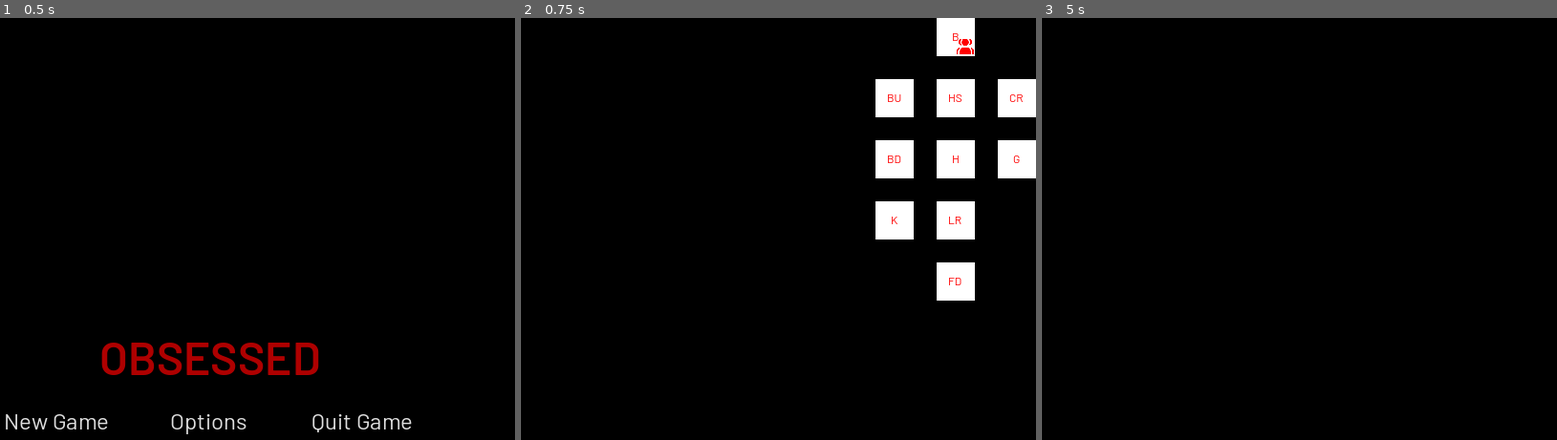
Above: before the commit, frames 1-3 (left to right).
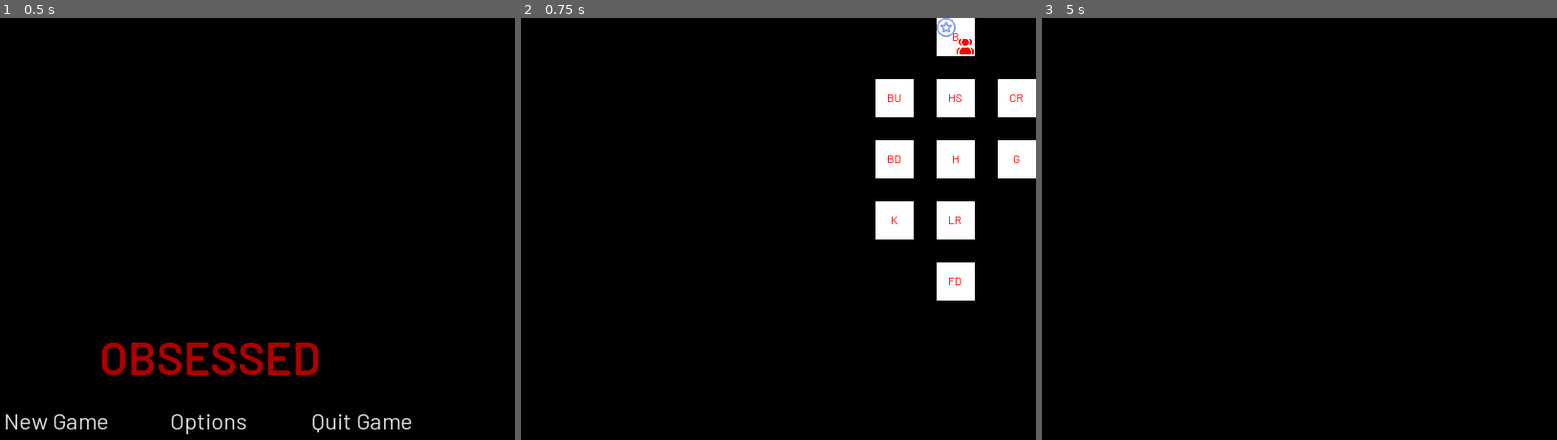
Above: after the commit, the same moments.

Repository: FlamingHerb/obsessed
Game: Godot game, scene res://scenes/title_scene.tscn
Same seed, same stepped clock (60 frames per second), same inputs: the game is played once before the commit and once after it.
Inputs:
- Up to frame 1 (0.5 s): no input
- Up to frame 2 (0.75 s): click "New Game" at 0.5 s
- Up to frame 3 (5 s): tap Enter at 1.25, 2.75, 4.25 s; tap Space at 2, 3.5 s; tap F6 (debug_map) at 4.9 s

Frame 1 is identical in both runs. In frame 2, less than 0.1% of the frame differs, in the area x 80-85%, y 0-5%; in frame 3, nothing differs.

Commit message:
feat(map): better icon viewing of play

Diff:
--- a/scenes/main_game_frame.tscn
+++ b/scenes/main_game_frame.tscn
@@ -16,9 +16,9 @@
 [ext_resource type="PackedScene" uid="uid://c5m4nj23k5k4l" path="res://scenes/areas/living_room.tscn" id="14_633l6"]
 [ext_resource type="PackedScene" uid="uid://dwpeamvnd18wr" path="res://scenes/areas/front_door.tscn" id="15_nacsm"]
 
-[node name="MainGameFrame" type="Node" unique_id=1044994733]
+[node name="MainGameFrame" type="Node" unique_id=1044994733 node_paths=PackedStringArray("starting_scene")]
 script = ExtResource("1_3u0ws")
-current_scene = ExtResource("2_cfpp1")
+starting_scene = NodePath("GameMap/Bedroom")
 
 [node name="Backdrop" type="ColorRect" parent="." unique_id=1086744433]
 anchors_preset = 15
--- a/scripts/logic/events.gd
+++ b/scripts/logic/events.gd
@@ -7,7 +7,7 @@
 	IN_MENU
 }
 
-signal change_map(path: String)
+signal change_map(map_node: MapNode)
 signal area_change_completed
 
 # For save/load shortcuts
@@ -30,7 +30,6 @@
 # var save_load_menu: SaveLoadMenu
 
 ## Tracks the currently loaded location scene path for save/load.
-var current_scene_path: String = ""
 var game_main: MainGameFrame
 
 ## Current Scene Context.
@@ -64,7 +63,6 @@
 ## Initializes Events for a new game.
 func initialize() -> void:
 	current_scene_context = SCENE_CONTEXT.IN_GAME
-	current_scene_path = ""
 #endregion
 
 #region Custom Functions
@@ -74,9 +72,8 @@
 
 ## Changes area to the PackedScene [param path].
 ## Pretty much a helper function for a signal to make code readable.
-func change_area(path: String) -> void:
-	current_scene_path = path
-	change_map.emit(path)
+func change_area(map_node: MapNode) -> void:
+	change_map.emit(map_node)
 
 ## Helper function to show save menu.
 func show_save_menu() -> void:
@@ -88,7 +85,7 @@
 
 ## Resets everything when going back to main menu.
 func reset()-> void:
-	current_scene_path = ""
+	pass
 
 ## Universal helper function to check if there's any changes for menus elsewhere.
 func any_menu_opened(node: Control) -> void:
--- a/scripts/main_game_frame.gd
+++ b/scripts/main_game_frame.gd
@@ -4,19 +4,9 @@
 extends Node
 
 #region Initialized Variables and Exports
-## INFO: Enums
-enum CurrentGameScene {
-	CURRENT_MAP,
-	MAP_TRAVEL,
-	PAUSE_MENU
-}
-#enum POV_Character {
-	#ADI,
-	#WIKS
-#}
 
 # INFO: Exported variables
-@export var current_scene: PackedScene
+@export var starting_scene: MapNode
 
 # INFO: Onready variables
 @onready var game_area = $GameArea
@@ -24,8 +14,9 @@
 
 ## INFO: Other variables
 ## Sets Adi as the default POV character.
-var current_game_scene = CurrentGameScene.CURRENT_MAP
 var current_area_name: String = "GameArea"
+
+@onready var game_map: GameMap = $GameMap
 
 #endregion
 
@@ -43,23 +34,16 @@
 	Events.initialize()
 
 	# INFO: Start game. Kinda funny we're doing loop-de-loops here.
-	Events.change_area(current_scene.resource_path)
-	#Events.show_the_context_menus(false) # By default, as intro will flick it up.
+	Events.change_area(starting_scene)
 #endregion
 
 func _input(_event: InputEvent) -> void:
-	#if event.is_action_pressed("open_map"):
-		#_map_travel_scene_call()
-		#get_viewport().set_input_as_handled()
-
-	#if event.is_action_pressed("open_scrapbook"):
-		#get_tree().change_scene_to_file("res://scenes/scenes/scrapbook.tscn")
-
 	pass
 
 #region Area Change Functions
 ## First is path.
-func _goto_area(path: String) -> void:
+func _goto_area(map_node: MapNode) -> void:
+	var path = map_node.map_scene.resource_path
 	if ResourceLoader.exists(path):
 		call_deferred("_deferred_change_area", path)
 
--- a/scripts/map/game_map.gd
+++ b/scripts/map/game_map.gd
@@ -15,6 +15,14 @@
 	obsession_ai.obsessed_entered.connect(_obsession_entering_area)
 	obsession_ai.obsessed_exited.connect(_obsession_exiting_area)
 
+	Events.change_map.connect(_player_moving)
+
+func _player_moving(map_node: MapNode) -> void:
+	# I am so just bored lemaw.
+	for child: MapNode in get_children():
+		if child == map_node: child.player_icon.show()
+		else: child.player_icon.hide()
+
 func _obsession_entering_area(target_area: MapNode) -> void:
 	target_area.obsessed_icon.show()
 
